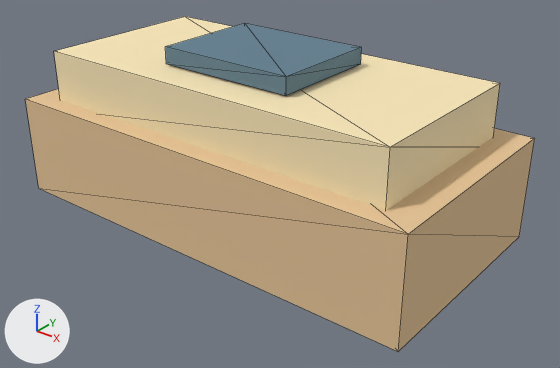
Two versions of the OBJ model art/AlloyIngot.obj, one commit apart.
Camera for both pictures: a camera (50 mm lens) standing at (2.21, -2.64, 1.32) and looking at (0.13, -0.04, -0.3). Every picture has the same lights, and +X, +Y and +Z are marked at lower left. The older version comes first. Mesh edges are drawn as thin lines. Where no turn or scale is listed for an object, it has been applied to the vertices.

The first picture shows 'AlloyIngot'.
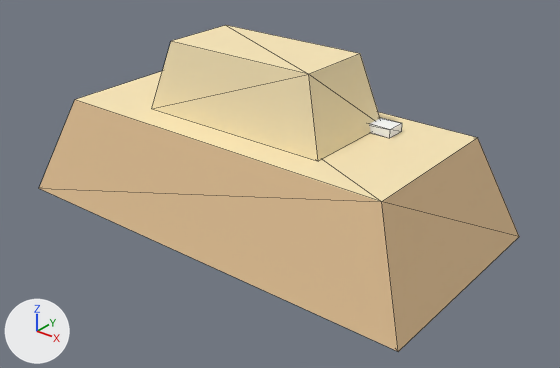
The edits, one by one:
Material 'Shade13' (mat_shade13) is new.
Its base color is (0.957, 0.973, 0.973) (white #fafcfc).
Its roughness is 1.0.
me_alloyingot has 24 vertices, 36 faces and spans x -1.1..1.1, y -0.55..0.55, z -0.5..0.34.
me_alloyingot is used by ob_alloyingot; location (0.0, 0.0, 0.0).
me_alloyingot part 1: the loose piece of 8 vertices spanning x -0.95..0.95, y -0.45..0.45, z -0.05..0.25 is scaled about its middle by (0.632, 0.111, 0.133), then moved by (0.0, 0.2, -0.08).
Part 2, on me_alloyingot:
Vertex 16 of me_alloyingot moves from (-0.35, 0.28, 0.26) to (-0.5, 0.25, 0.0).
Vertex 17 of me_alloyingot moves from (0.35, 0.28, 0.26) at pixel (360, 64) to (0.5, 0.25, 0.0).
Vertex 18 of me_alloyingot moves from (0.35, 0.28, 0.34) at pixel (361, 47) to (0.4, 0.19, 0.34) at pixel (360, 53).
Vertex 19 of me_alloyingot moves from (-0.35, 0.28, 0.34) at pixel (244, 23) to (-0.4, 0.19, 0.34) at pixel (225, 25).
Vertex 20 of me_alloyingot moves from (-0.35, -0.27, 0.26) at pixel (166, 63) to (-0.5, -0.25, 0.0) at pixel (151, 108).
Vertex 21 of me_alloyingot moves from (0.35, -0.27, 0.26) at pixel (286, 95) to (0.5, -0.25, 0.0) at pixel (318, 161).
Vertex 22 of me_alloyingot moves from (0.35, -0.27, 0.34) at pixel (286, 76) to (0.4, -0.19, 0.34) at pixel (308, 74).
Vertex 23 of me_alloyingot moves from (-0.35, -0.27, 0.34) at pixel (165, 46) to (-0.4, -0.19, 0.34) at pixel (170, 41).
Part 3, on me_alloyingot:
Vertex 2 of me_alloyingot moves from (1.1, 0.55, 0.0) at pixel (534, 138) to (0.9, 0.4, 0.0) at pixel (477, 137).
Vertex 3 of me_alloyingot moves from (-1.1, 0.55, 0.0) to (-0.9, 0.4, 0.0).
Vertex 6 of me_alloyingot moves from (1.1, -0.55, 0.0) at pixel (408, 234) to (0.9, -0.4, 0.0) at pixel (381, 201).
Vertex 7 of me_alloyingot moves from (-1.1, -0.55, 0.0) at pixel (25, 99) to (-0.9, -0.4, 0.0) at pixel (74, 99).
me_alloyingot part 4: all 2 faces centred in x -0.37..0.37, y -0.18..0.18, z 0.0 switch from mat_shade1 (beige #e6c497) to mat_shade2 (beige #fae8b9).
me_alloyingot part 5: all 12 faces that had it switch from mat_shade2 (beige #fae8b9) to mat_shade13 (white #fafcfc).
me_alloyingot part 6: all 12 faces that had it switch from mat_shade6 (blue #638091) to mat_shade2 (beige #fae8b9).

Location of each change, [x1, y1, x2, y2] in pixels of the pictures (560 x 368 px; the box of a moved part takes in the faces that stretch with it):
'AlloyIngot', reshaped, recoloured
    before: [25, 16, 535, 352]
    after: [39, 25, 519, 352]
part 1 of me_alloyingot, moved or reshaped
    before: [54, 16, 500, 211]
    after: [369, 118, 402, 138]
part 2 of me_alloyingot, moved or reshaped
    before: [165, 23, 362, 96]
    after: [152, 25, 380, 161]
part 3 of me_alloyingot, moved or reshaped
    before: [25, 89, 535, 352]
    after: [39, 71, 519, 352]
part 4 of me_alloyingot, recoloured
    before: [27, 89, 534, 234]
    after: [75, 71, 477, 202]
part 5 of me_alloyingot, recoloured
    before: [54, 16, 500, 211]
    after: [369, 118, 402, 138]
part 6 of me_alloyingot, recoloured (blue to beige)
    before: [165, 23, 362, 96]
    after: [152, 25, 380, 161]
